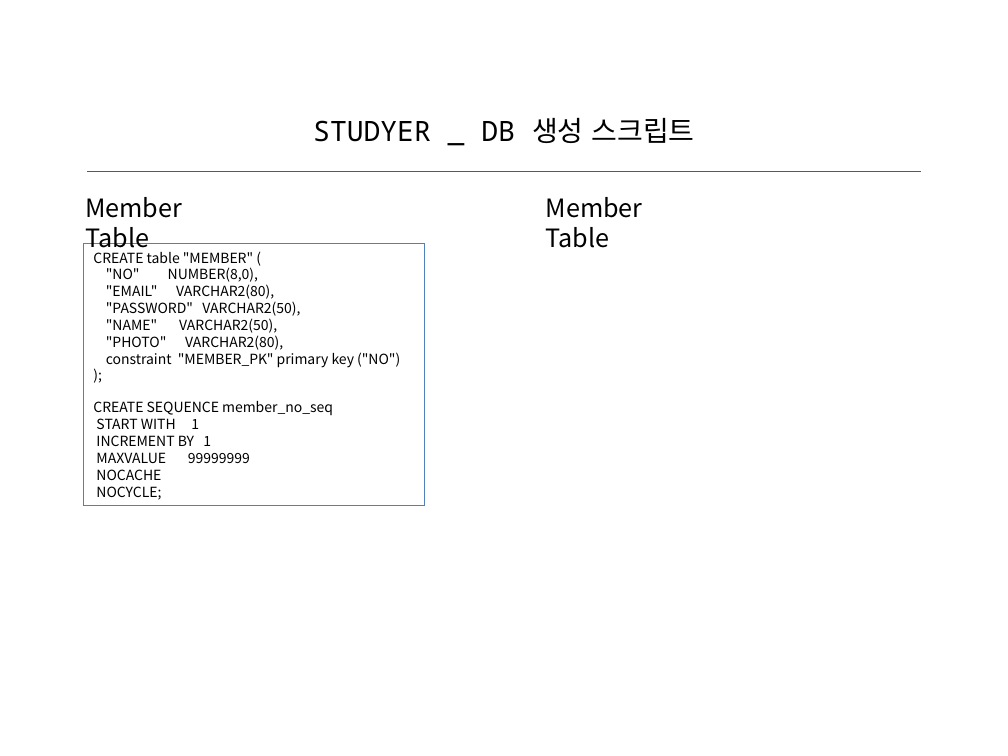
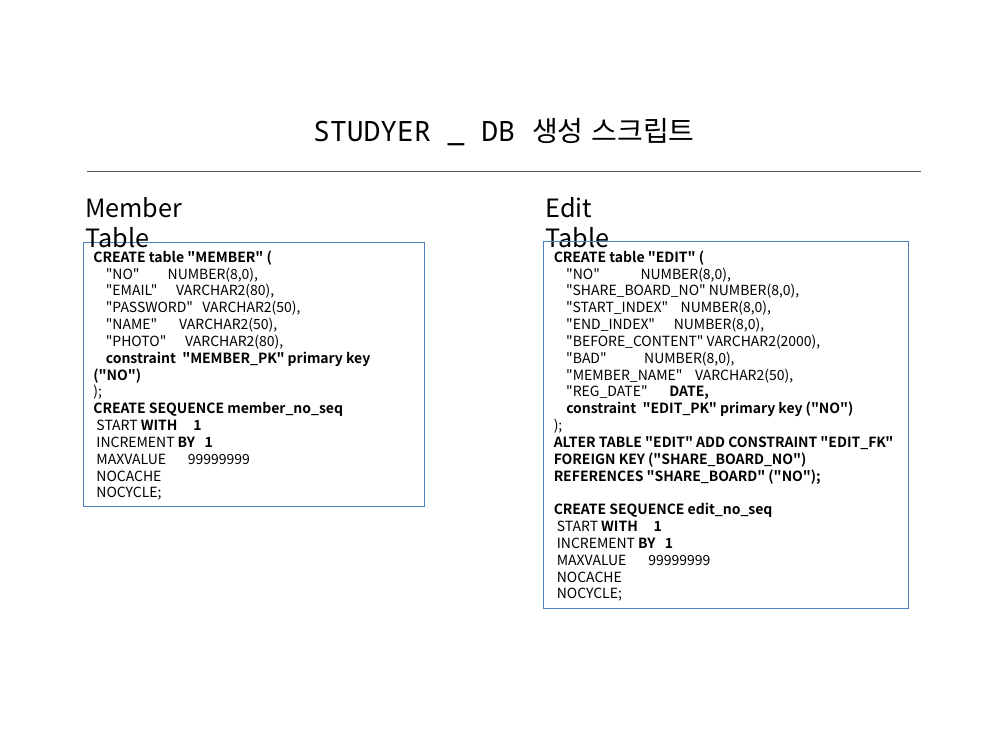
Before and after one commit to jwonjg/studyer_project, a slide deck: slide 6 of doc/studyer_project.pptx. Drawn at 1008x756 pixels with LibreOffice and Linux fonts; fonts in the diff are those of the drawing. Boxes give left, top, right and bottom in pixels: in the first picture for what was removed or moved away, otherwise in the second. Text is boxed around its words. In the diff, an @@ line names an element or a change of style, - is before the commit and + after.

```diff
--- a/doc/studyer_project.pptx
+++ b/doc/studyer_project.pptx
@@ text at [546, 197, 610, 254]: text changed @@
-Member Table
+Edit Table
@@ text in rectangle at [93, 250, 370, 447]: bold on in "CREATE table "MEMBER" (", "constraint "MEMBER_PK" primary key ("NO")", "CREATE SEQUENCE member_no_seq", "WITH 1" and 1 more places @@
@@ rectangle added at [543, 242, 908, 609], outline #4F81BD 0.75 pt, 10 pt, text #000000 @@
+CREATE table "EDIT" (
+"NO" NUMBER(8,0),
+"SHARE_BOARD_NO" NUMBER(8,0),
+"START_INDEX" NUMBER(8,0),
+"END_INDEX" NUMBER(8,0),
+"BEFORE_CONTENT" VARCHAR2(2000),
+"BAD" NUMBER(8,0),
+"MEMBER_NAME" VARCHAR2(50),
+"REG_DATE" DATE,
+constraint "EDIT_PK" primary key ("NO")
+);
+ALTER TABLE "EDIT" ADD CONSTRAINT "EDIT_FK"
+FOREIGN KEY ("SHARE_BOARD_NO")
+REFERENCES "SHARE_BOARD" ("NO");
+CREATE SEQUENCE edit_no_seq
+START WITH 1
+INCREMENT BY 1
+MAXVALUE 99999999
+NOCACHE
+NOCYCLE;
```
Also in this commit, not shown: 5 slides added, 5 slides removed, 5 other files.
